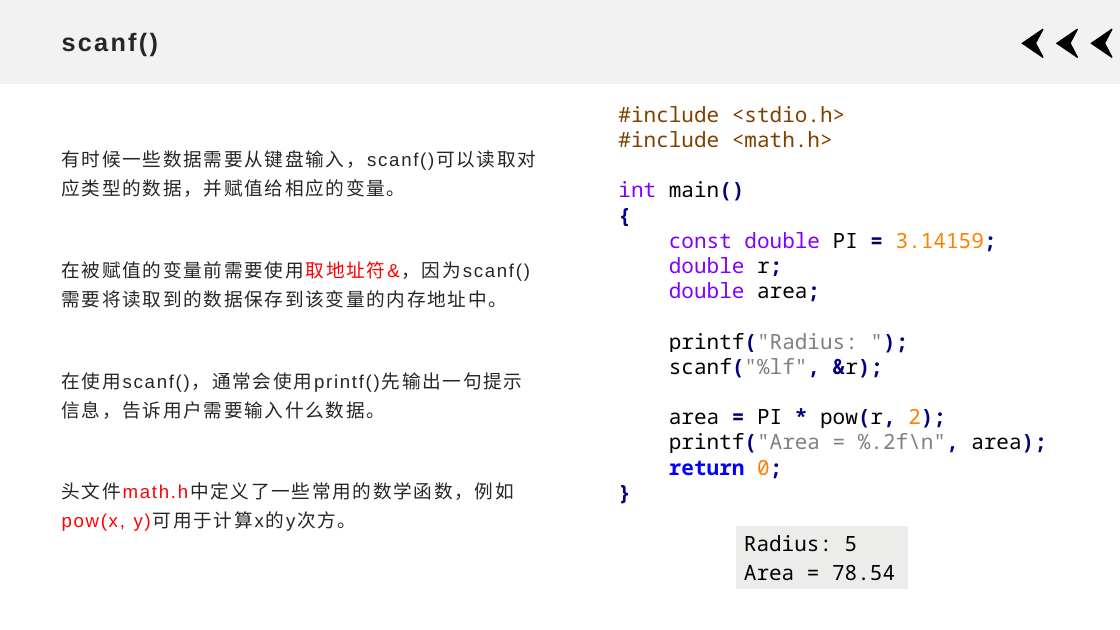
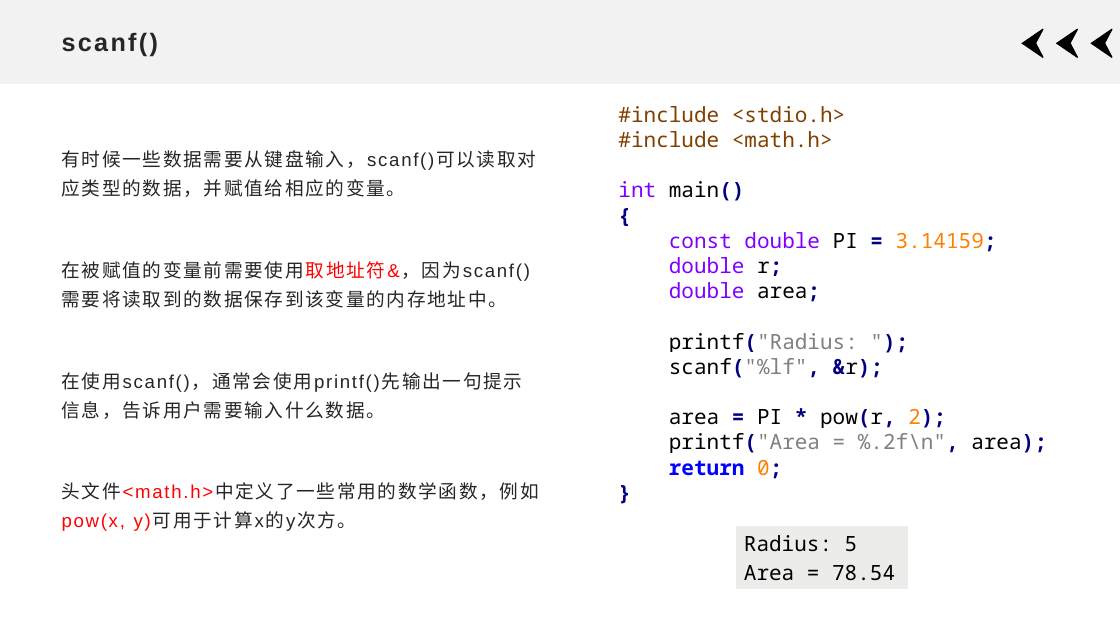
Before and after one commit to xdai02/C, a slide deck: slide 16 of slides/Chapter1.pptx. Drawn at 1120x630 pixels with LibreOffice and Linux fonts; fonts in the diff are those of the drawing. Boxes give left, top, right and bottom in pixels: in the first picture for what was removed or moved away, otherwise in the second. Text is boxed around its words. In the diff, an @@ line names an element or a change of style, - is before the commit and + after.

```diff
--- a/slides/Chapter1.pptx
+++ b/slides/Chapter1.pptx
@@ text at (62, 482, 539, 531): text changed @@
-头文件math.h中定义了一些常用的数学函数，例如pow(x, y)可用于计算x的y次方。
+头文件<math.h>中定义了一些常用的数学函数，例如pow(x, y)可用于计算x的y次方。
```
Also in this commit, not shown: 3 other files.
